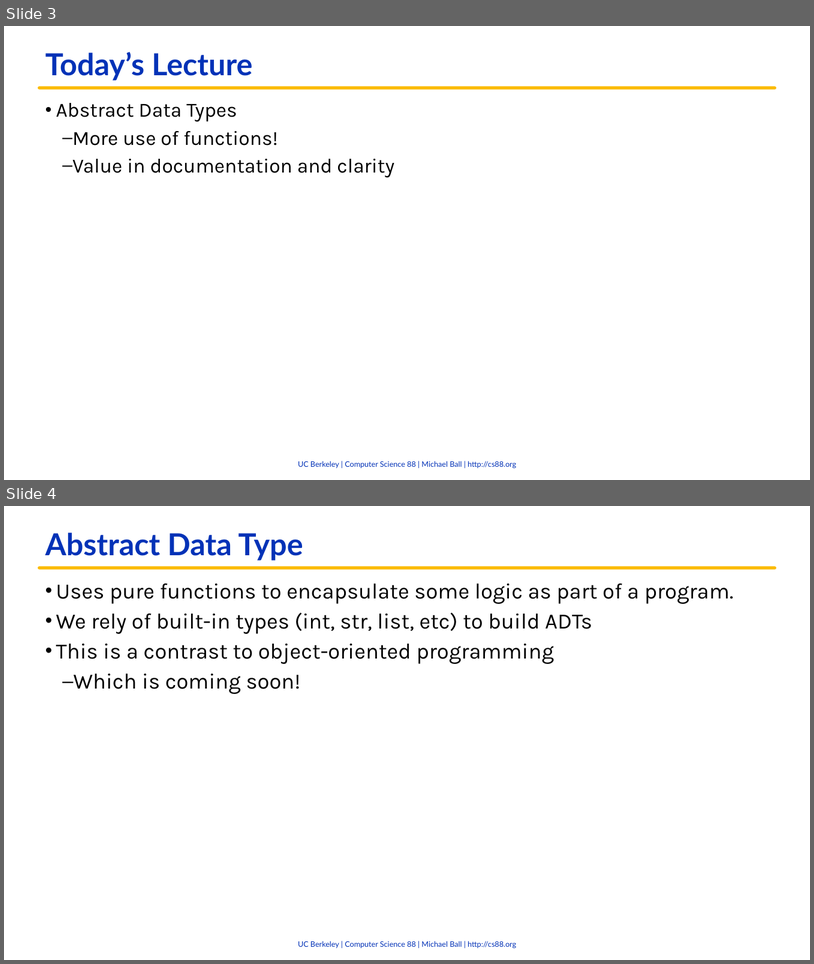
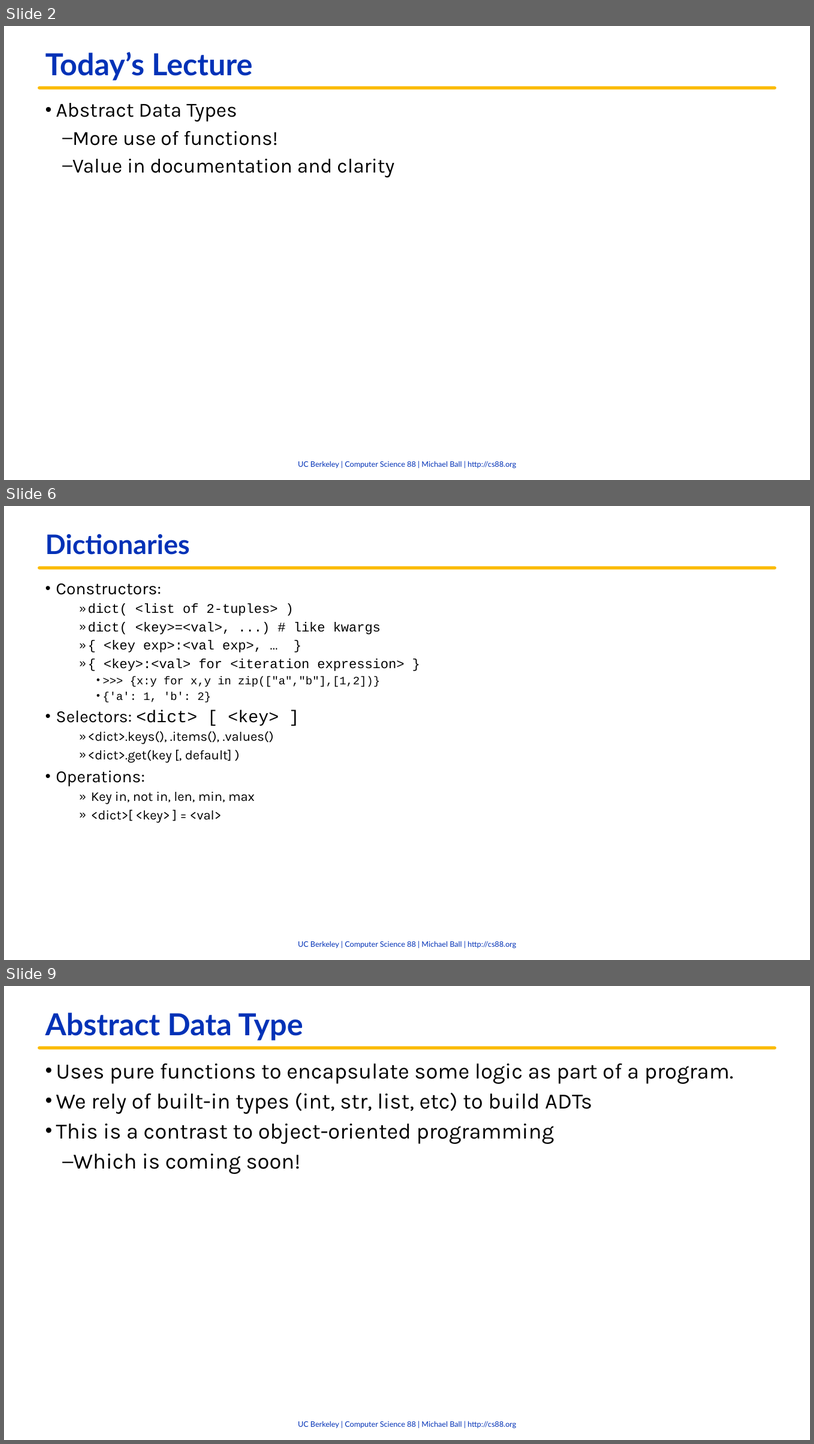
Before and after one commit to cs88-website/fa22, a slide deck: assets/slides/fa22/09-ADTs.pptx. Shown one above the other, each under a label of ours: slides 3 and 4 before the commit, slides 2, 6 and 9 after it; the slides between them are not shown. The pictures are 814x964 and 814x1444 pixels, drawn with LibreOffice and Linux fonts; fonts in the diff are those of the drawing; background and template pictures are left out. Boxes give left, top, right and bottom in pixels: in the first picture for what was removed or moved away, otherwise in the second. Text is boxed around its words. In the diff, an @@ line names an element or a change of style, - is before the commit and + after.

```diff
--- a/assets/slides/fa22/09-ADTs.pptx
+++ b/assets/slides/fa22/09-ADTs.pptx
@@ slide 6 added at [4,506,810,960], background #FFFFFF; not listed: 2 template elements that a slide beside it also shows @@
@@ title added at [45,534,190,555], 32 pt, text #0332B7, bold @@
+Dictionaries
@@ text added at [56,583,404,823], 15.8 pt, text #000000 @@
+• Constructors:
+    » dict( <list of 2-tuples> )
+    » dict( <key>=<val>, ...) # like kwargs
+    » { <key exp>:<val exp>, … }
+    » { <key>:<val> for <iteration expression> }
+      • >>> {x:y for x,y in zip(["a","b"],[1,2])}
+      • {'a': 1, 'b': 2}
+• Selectors: <dict> [ <key> ]
+    » <dict>.keys(), .items(), .values()
+    » <dict>.get(key [, default] )
+• Operations:
+    » Key in, not in, len, min, max
+    » <dict>[ <key> ] = <val>
@@ what was slide 3 is now slide 2 @@
@@ what was slide 4 is now slide 9 @@
```
Also in this commit, not shown: 10 slides changed, 5 other slides added, 1 slide removed, 6 other files.
